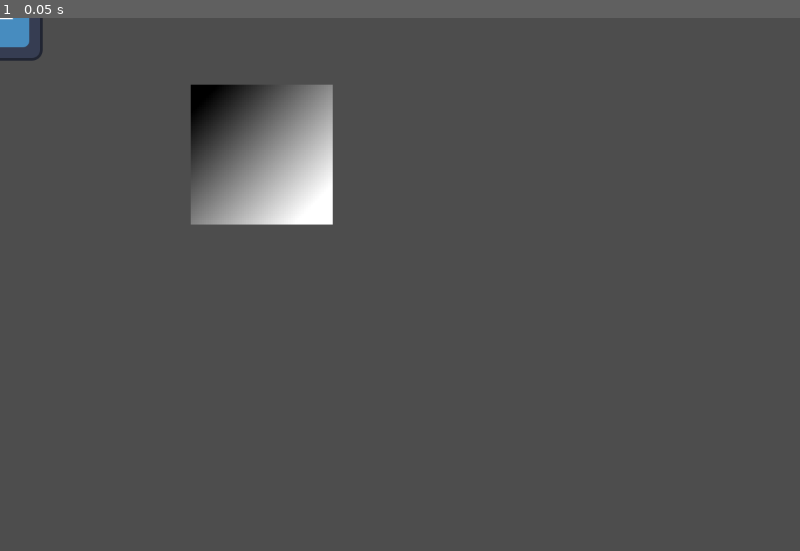
Above: before the commit, frame 1.
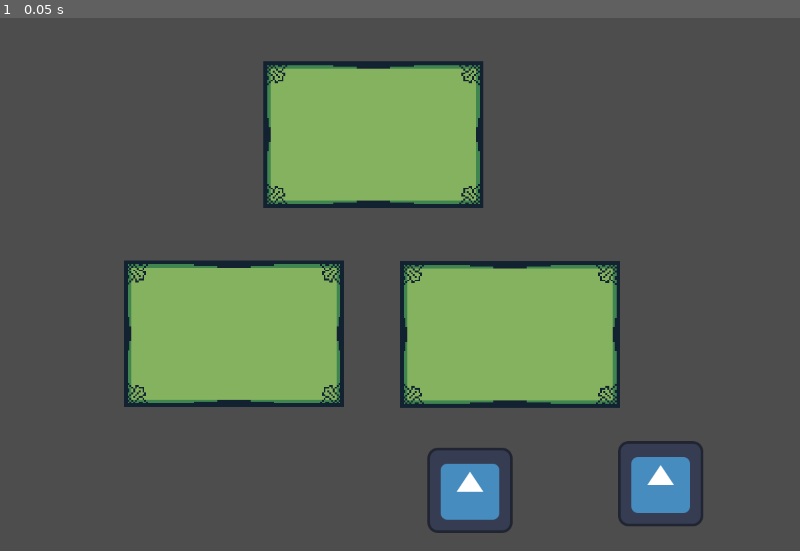
Above: after the commit, the same moment.

Repository: uotlaf/laughteller
Game: Godot game, scene res://Scenes/test.tscn
The game is run twice, just before and just after one commit, with the same random seed, the same clock (stepped at 60 frames per second) and the same inputs. The project has no main scene, so this scene is started directly. The engine's default icon, where the game draws it, is replaced by a stand-in: a white triangle on a blue panel in a dark square.
Inputs:
- Up to frame 1 (0.05 s): no input

The runs differ from the first frame. In frame 1, 27% of the frame differs, in the area x 0-88%, y 0-97%.

Commit message:
Box and Peace Enviroment

Diff:
--- a/Scenes/box.tscn
+++ b/Scenes/box.tscn
@@ -1,28 +1,21 @@
-[gd_scene load_steps=6 format=3 uid="uid://b6yqq01d7375d"]
+[gd_scene load_steps=5 format=3 uid="uid://b6yqq01d7375d"]
 
 [ext_resource type="Script" path="res://Scripts/box.gd" id="1_mmlky"]
-
-[sub_resource type="Gradient" id="Gradient_eojy5"]
-
-[sub_resource type="GradientTexture2D" id="GradientTexture2D_6loka"]
-gradient = SubResource("Gradient_eojy5")
-fill_from = Vector2(0.0688073, 0.114679)
-fill_to = Vector2(0.862385, 0.866973)
+[ext_resource type="Texture2D" uid="uid://yvt07urwml5t" path="res://Assets/Moldura_vazia.png" id="2_6kjnw"]
 
 [sub_resource type="RectangleShape2D" id="RectangleShape2D_yxeou"]
 size = Vector2(6.5, 6.5)
 
-[sub_resource type="CapsuleShape2D" id="CapsuleShape2D_hv4f5"]
-radius = 106.0
-height = 212.0
+[sub_resource type="CapsuleShape2D" id="CapsuleShape2D_3pxbp"]
+radius = 53.0
+height = 106.0
 
 [node name="Box" type="CharacterBody2D"]
 script = ExtResource("1_mmlky")
 
 [node name="Sprite2D" type="Sprite2D" parent="."]
-position = Vector2(-0.499994, -0.999994)
-scale = Vector2(3.32813, 3.28125)
-texture = SubResource("GradientTexture2D_6loka")
+scale = Vector2(2.75, 2.75)
+texture = ExtResource("2_6kjnw")
 
 [node name="CollisionShape2D" type="CollisionShape2D" parent="."]
 shape = SubResource("RectangleShape2D_yxeou")
@@ -32,8 +25,8 @@
 collision_mask = 2
 
 [node name="CollisionShape2D" type="CollisionShape2D" parent="Area2D"]
-position = Vector2(-1, -1)
-shape = SubResource("CapsuleShape2D_hv4f5")
+rotation = -1.5708
+shape = SubResource("CapsuleShape2D_3pxbp")
 
 [connection signal="body_entered" from="Area2D" to="." method="_on_area_2d_body_entered"]
 [connection signal="body_exited" from="Area2D" to="." method="_on_area_2d_body_exited"]
--- a/Scenes/main_peace.tscn
+++ b/Scenes/main_peace.tscn
@@ -1,13 +1,14 @@
-[gd_scene load_steps=5 format=3 uid="uid://ba21nniksg3gd"]
+[gd_scene load_steps=6 format=3 uid="uid://ba21nniksg3gd"]
 
 [ext_resource type="Texture2D" uid="uid://vcq81uoiyujw" path="res://Assets/icon.svg" id="1_gnncu"]
 [ext_resource type="Script" path="res://Scripts/main_peace.gd" id="1_jhl61"]
+[ext_resource type="Texture2D" uid="uid://yvt07urwml5t" path="res://Assets/Moldura_vazia.png" id="2_6yrbp"]
 
 [sub_resource type="RectangleShape2D" id="RectangleShape2D_8fefw"]
-size = Vector2(120, 119)
+size = Vector2(96, 99)
 
 [sub_resource type="RectangleShape2D" id="RectangleShape2D_t5jif"]
-size = Vector2(120, 120)
+size = Vector2(97, 99)
 
 [node name="Peace" type="CharacterBody2D"]
 collision_layer = 2
@@ -17,8 +18,14 @@
 [node name="Sprite2D" type="Sprite2D" parent="."]
 texture = ExtResource("1_gnncu")
 
+[node name="BoxImage" type="Sprite2D" parent="."]
+visible = false
+position = Vector2(-5, 5)
+scale = Vector2(2.38333, 2.425)
+texture = ExtResource("2_6yrbp")
+
 [node name="CollisionShape2D" type="CollisionShape2D" parent="."]
-position = Vector2(0, 0.5)
+position = Vector2(0, 2.5)
 shape = SubResource("RectangleShape2D_8fefw")
 
 [node name="Area2D" type="Area2D" parent="."]
@@ -26,7 +33,7 @@
 collision_mask = 2
 
 [node name="CollisionShape2D" type="CollisionShape2D" parent="Area2D"]
+position = Vector2(-0.5, 2.5)
 shape = SubResource("RectangleShape2D_t5jif")
 
-[connection signal="mouse_entered" from="Area2D" to="." method="mouse_ent"]
-[connection signal="mouse_exited" from="Area2D" to="." method="mouse_ext"]
+[connection signal="input_event" from="Area2D" to="." method="_on_area_2d_input_event"]
--- a/Scenes/test.tscn
+++ b/Scenes/test.tscn
@@ -1,12 +1,24 @@
-[gd_scene load_steps=3 format=3 uid="uid://2dxyom3qpgna"]
+[gd_scene load_steps=4 format=3 uid="uid://2dxyom3qpgna"]
 
+[ext_resource type="Script" path="res://Scripts/test_spawner.gd" id="1_lyt8g"]
 [ext_resource type="PackedScene" uid="uid://b6yqq01d7375d" path="res://Scenes/box.tscn" id="1_ocrx1"]
-[ext_resource type="PackedScene" uid="uid://ba21nniksg3gd" path="res://Scenes/main_peace.tscn" id="2_3b7ju"]
+[ext_resource type="Script" path="res://Scripts/spwaner_2.gd" id="3_uha63"]
 
 [node name="Node2D" type="Node2D"]
 
+[node name="Box2" parent="." instance=ExtResource("1_ocrx1")]
+position = Vector2(351, 474)
+
 [node name="Box" parent="." instance=ExtResource("1_ocrx1")]
-position = Vector2(393, 206)
+position = Vector2(560, 175)
 
-[node name="Peace" parent="." instance=ExtResource("2_3b7ju")]
-position = Vector2(618, 561)
+[node name="Box3" parent="." instance=ExtResource("1_ocrx1")]
+position = Vector2(765, 475)
+
+[node name="Marker2D2" type="Marker2D" parent="."]
+position = Vector2(705, 709)
+script = ExtResource("1_lyt8g")
+
+[node name="Marker2D" type="Marker2D" parent="."]
+position = Vector2(991, 699)
+script = ExtResource("3_uha63")
--- /dev/null
+++ b/Scenes/test_outrapeace.tscn
@@ -0,0 +1,16 @@
+[gd_scene load_steps=4 format=3 uid="uid://d1c00t8nr8o5d"]
+
+[ext_resource type="PackedScene" uid="uid://ba21nniksg3gd" path="res://Scenes/main_peace.tscn" id="1_pufpp"]
+
+[sub_resource type="Gradient" id="Gradient_wxwdt"]
+
+[sub_resource type="GradientTexture1D" id="GradientTexture1D_4ko0s"]
+gradient = SubResource("Gradient_wxwdt")
+
+[node name="Peace" instance=ExtResource("1_pufpp")]
+
+[node name="BoxImage" parent="." index="1"]
+visible = true
+position = Vector2(-1.75, 0.375008)
+scale = Vector2(1.4707, 257.25)
+texture = SubResource("GradientTexture1D_4ko0s")
--- a/Scripts/main_peace.gd
+++ b/Scripts/main_peace.gd
@@ -3,28 +3,34 @@
 class_name Main_Peace
 
 var in_box = false
-var mouse_on: bool = false
 var original_position: Vector2
-
-
+var hold: bool = false
+var Box_realtive: Box
 
 func _physics_process(_delta: float):
 	if not in_box:
 		global_position = original_position
-	if Input.is_action_pressed("ui_left_mouse"):
-		if mouse_on:
-			global_position = get_global_mouse_position()
+		$BoxImage.visible = false
+
+	else:
+		global_position = Box_realtive.global_position
+		if not hold:
+			$BoxImage.visible = true
+		else:
+			$BoxImage.visible = false
+	if hold:
+		global_position = get_global_mouse_position()
 
 
 func grab(box: Box):
+	Box_realtive = box
+	global_position = box.global_position
 	in_box = true
-	global_position = box.global_position
 
 func ungrab():
 	in_box = false
 
-func mouse_ent():
-	mouse_on = true
 
-func mouse_ext():
-	mouse_on = false
+func _on_area_2d_input_event(viewport, event, shape_idx):
+	if event is InputEventMouseButton and event.button_index == MOUSE_BUTTON_LEFT:
+			hold = event.is_pressed()
--- /dev/null
+++ b/Scripts/spwaner_2.gd
@@ -0,0 +1,9 @@
+
+extends Marker2D
+
+const PEACE: PackedScene = preload("res://Scenes/main_peace.tscn")
+
+func _ready():
+	var peace = PEACE.instantiate()
+	peace.original_position = global_position
+	get_parent().call_deferred("add_child", peace)
--- /dev/null
+++ b/Scripts/test_spawner.gd
@@ -0,0 +1,8 @@
+extends Marker2D
+
+const PEACE: PackedScene = preload("res://Scenes/test_outrapeace.tscn")
+
+func _ready():
+	var peace = PEACE.instantiate()
+	peace.original_position = global_position
+	get_parent().call_deferred("add_child", peace)
